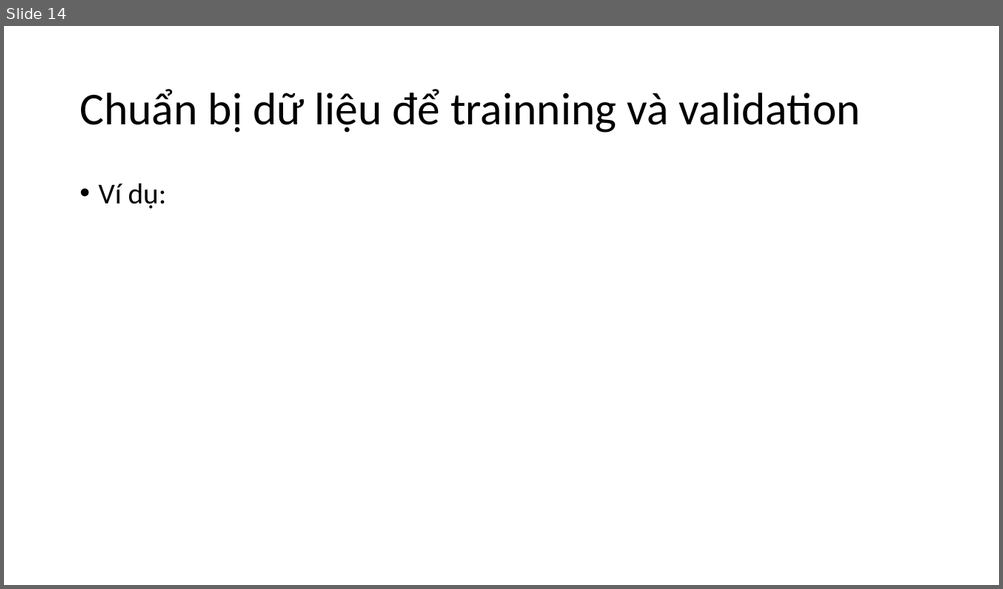
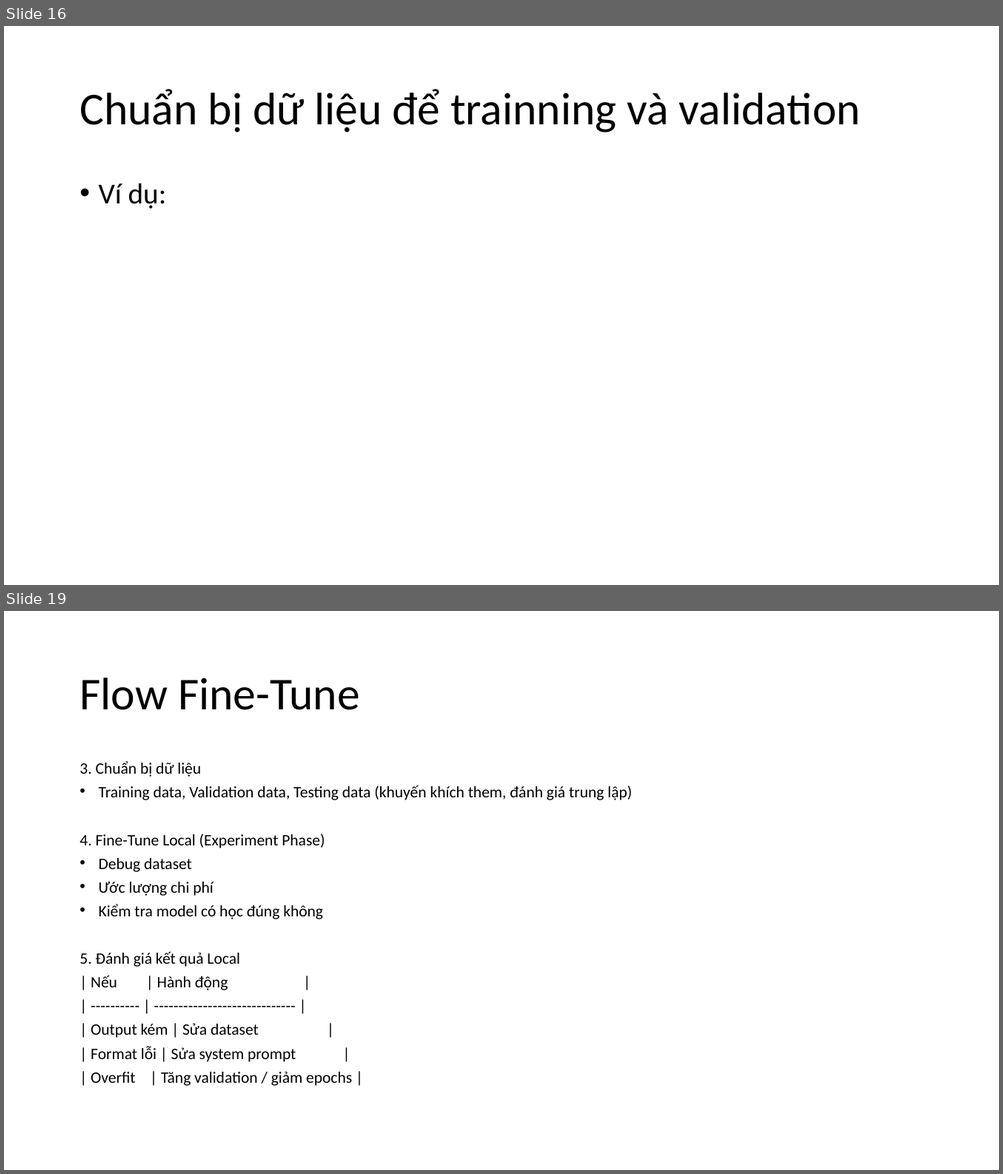
Before and after one commit to longdd90jp/sample-ai, a slide deck: fine-tune-pc/AI-Fine_Tune.pptx. Shown one above the other, each under a label of ours: slide 14 before the commit, slides 16 and 19 after it; the slides between them are not shown. The pictures are 1003x589 and 1003x1174 pixels, drawn with LibreOffice and Linux fonts; fonts in the diff are those of the drawing. Boxes give left, top, right and bottom in pixels: in the first picture for what was removed or moved away, otherwise in the second. Text is boxed around its words. In the diff, an @@ line names an element or a change of style, - is before the commit and + after.

```diff
--- a/fine-tune-pc/AI-Fine_Tune.pptx
+++ b/fine-tune-pc/AI-Fine_Tune.pptx
@@ slide 19 added at <box>4,611,999,1170</box>, background #FFFFFF @@
@@ title added at <box>79,678,360,710</box>, 44 pt, text #000000 @@
+Flow Fine-Tune
@@ text added at <box>79,761,632,1086</box>, 15.4 pt, text #000000 @@
+3. Chuẩn bị dữ liệu
+• Training data, Validation data, Testing data (khuyến khích them, đánh giá trung lập)
+4. Fine-Tune Local (Experiment Phase)
+• Debug dataset
+• Ước lượng chi phí
+• Kiểm tra model có học đúng không
+5. Đánh giá kết quả Local
+| Nếu | Hành động |
+| ---------- | ----------------------------- |
+| Output kém | Sửa dataset |
+| Format lỗi | Sửa system prompt |
+| Overfit | Tăng validation / giảm epochs |
@@ what was slide 14 is now slide 16 @@
```
Also in this commit, not shown: 1 slide changed, 7 other slides added.
